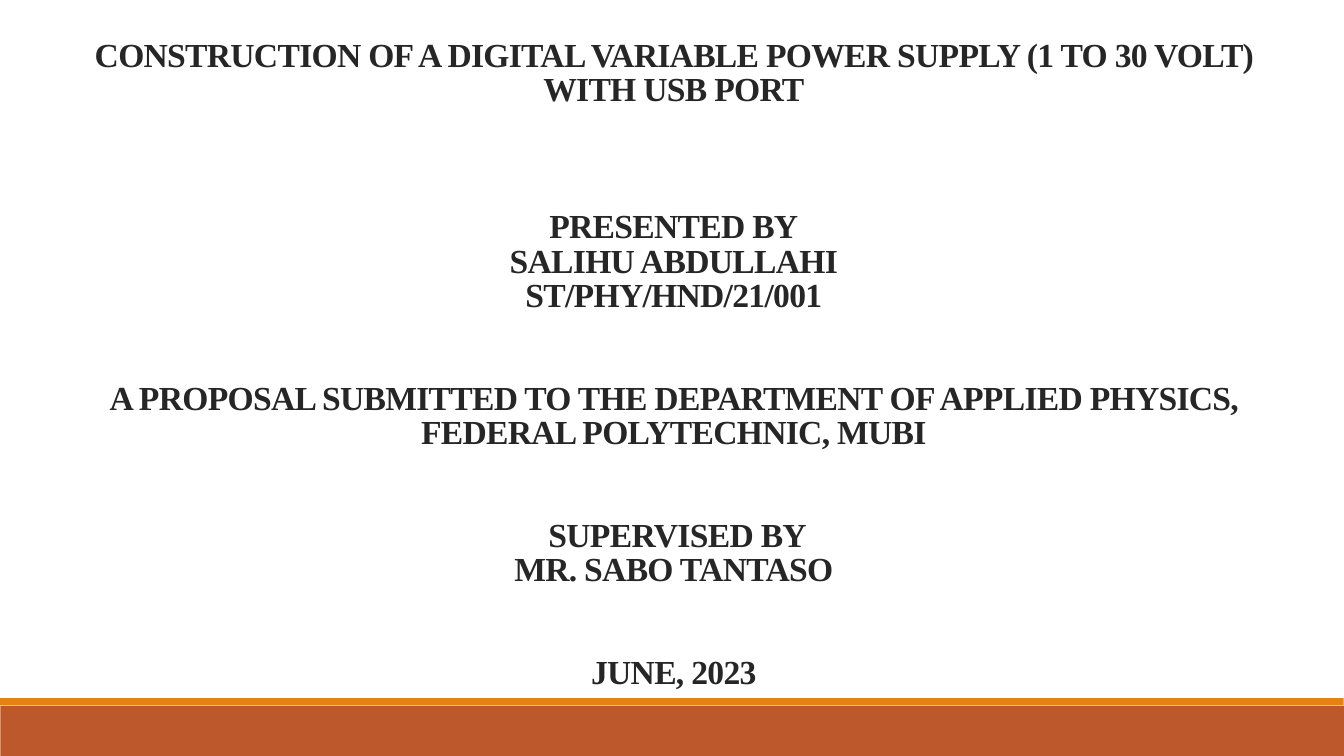
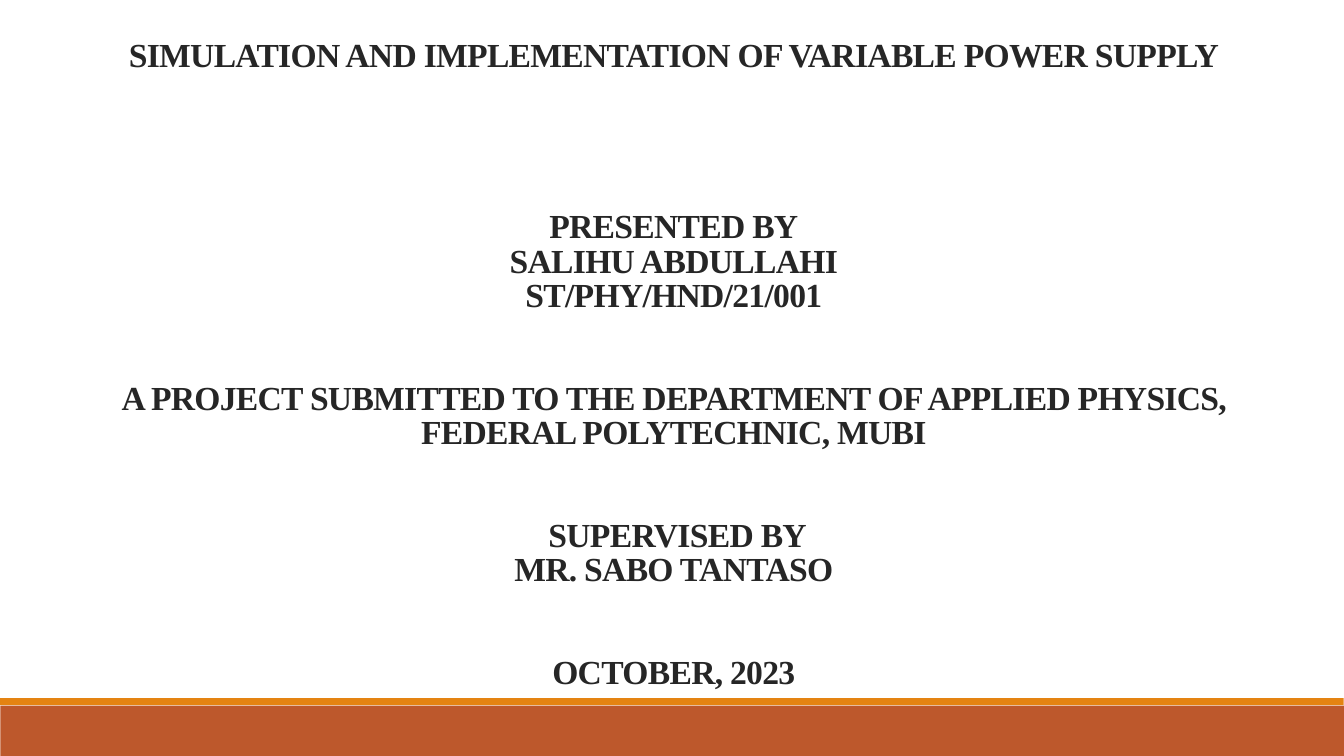
Before and after one commit to Akamshu/documents, a slide deck: slide 1 of PROJECT 2023/JUNKS/EE POWER POINT.pptx. Drawn at 1344x756 pixels with LibreOffice and Linux fonts; fonts in the diff are those of the drawing. Boxes give left, top, right and bottom in pixels: in the first picture for what was removed or moved away, otherwise in the second. Text is boxed around its words. In the diff, an @@ line names an element or a change of style, - is before the commit and + after.

```diff
--- a/PROJECT 2023/JUNKS/EE POWER POINT.pptx
+++ b/PROJECT 2023/JUNKS/EE POWER POINT.pptx
@@ title at <box>122,44,1227,689</box>: text changed @@
-CONSTRUCTION OF A DIGITAL VARIABLE POWER SUPPLY (1 TO 30 VOLT) WITH USB PORT
-PRESENTED BY
-SALIHU ABDULLAHI
-ST/PHY/HND/21/001
-A PROPOSAL SUBMITTED TO THE DEPARTMENT OF APPLIED PHYSICS, FEDERAL POLYTECHNIC, MUBI
-SUPERVISED BY
-MR. SABO TANTASO
-JUNE, 2023
+SIMULATION AND IMPLEMENTATION OF VARIABLE POWER SUPPLY
+PRESENTED BY
+SALIHU ABDULLAHI
+ST/PHY/HND/21/001
+A PROJECT SUBMITTED TO THE DEPARTMENT OF APPLIED PHYSICS, FEDERAL POLYTECHNIC, MUBI
+SUPERVISED BY
+MR. SABO TANTASO
+OCTOBER, 2023
```
Also in this commit, not shown: 4 other slides changed, 3 slides added, 37 other files.
